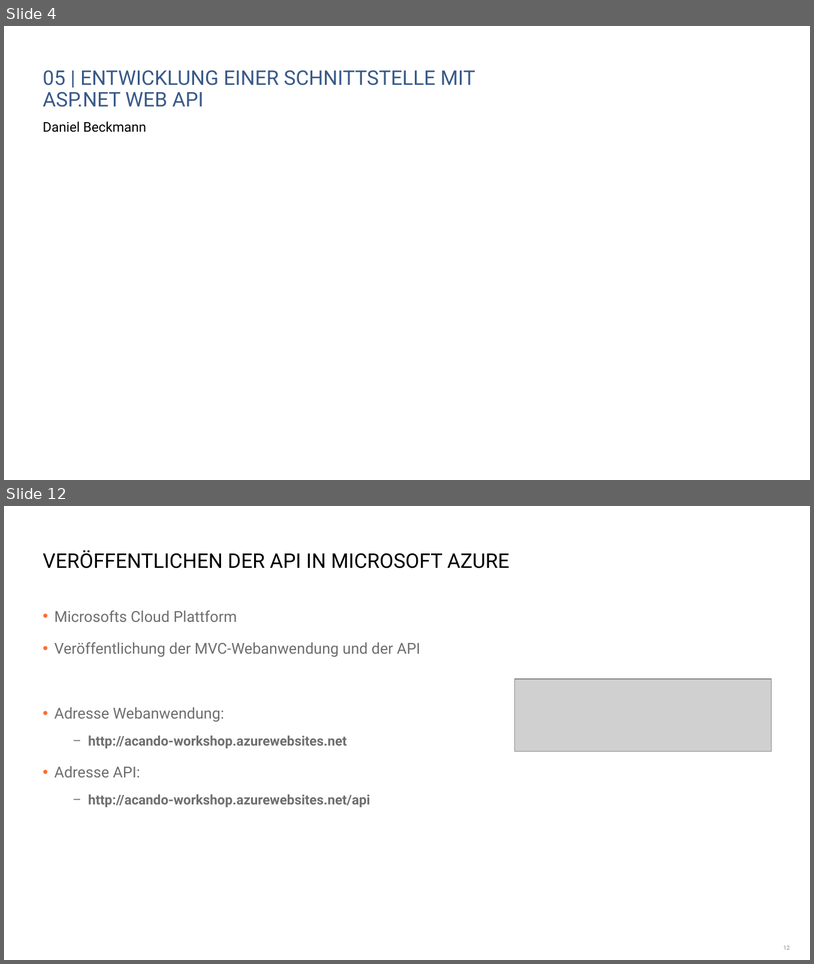
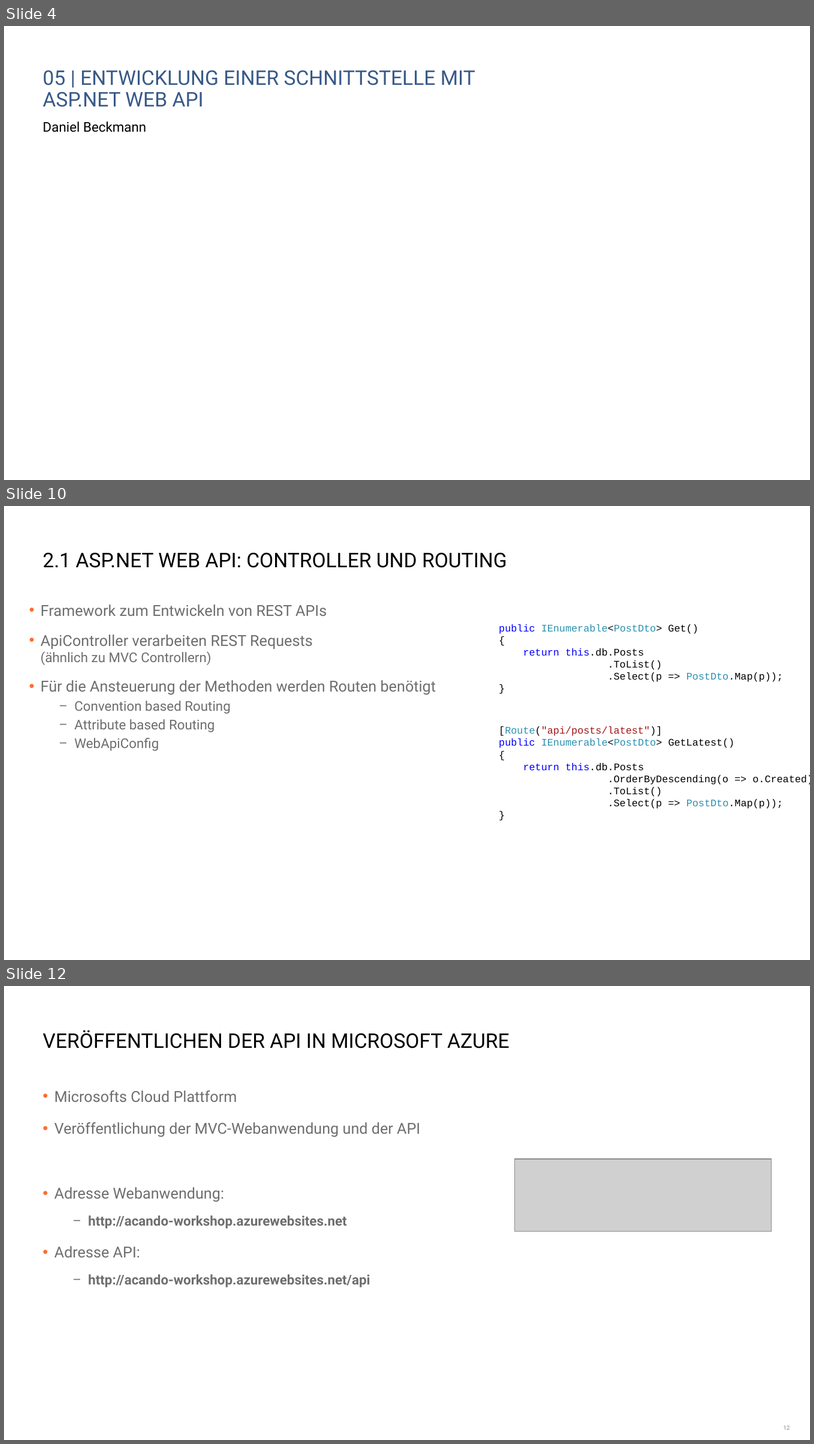
Before and after one commit to danielbeckmann/DotNETJumpStart, a slide deck: 05. ASP.NET Web API/Entwicklung einer Schnittstelle mit ASP.NET Web API.pptx. Shown one above the other, each under a label of ours: slides 4 and 12 before the commit, slides 4, 10 and 12 after it; the slides between them are not shown. The pictures are 814x964 and 814x1444 pixels, drawn with LibreOffice and Linux fonts; fonts in the diff are those of the drawing; grey boxes stand for pictures; background and template pictures are left out. Boxes give left, top, right and bottom in pixels: in the first picture for what was removed or moved away, otherwise in the second. Text is boxed around its words. In the diff, an @@ line names an element or a change of style, - is before the commit and + after.

```diff
--- a/05. ASP.NET Web API/Entwicklung einer Schnittstelle mit ASP.NET Web API.pptx
+++ b/05. ASP.NET Web API/Entwicklung einer Schnittstelle mit ASP.NET Web API.pptx
@@ slide 10 added at <box>4,506,810,960</box>, background #FFFFFF @@
@@ title added at <box>43,552,507,568</box>, 24 pt, text #000000 @@
+2.1 ASP.NET WEB API: CONTROLLER UND ROUTING
@@ text added at <box>41,604,437,751</box>, 18 pt, text #6E6E6E @@
+• Framework zum Entwickeln von REST APIs
+• ApiController verarbeiten REST Requests
+  (ähnlich zu MVC Controllern)
+• Für die Ansteuerung der Methoden werden Routen benötigt
+  − Convention based Routing
+  − Attribute based Routing
+  − WebApiConfig
@@ text added at <box>499,624,783,682</box>, 12 pt, text #000000 @@
+public IEnumerable<PostDto> Get()
+{
+return this.db.Posts
+.ToList()
+.Select(p => PostDto.Map(p));
+}
@@ text added at <box>499,726,810,808</box>, 12 pt, text #000000 @@
+[Route("api/posts/latest")]
+public IEnumerable<PostDto> GetLatest()
+{
+return this.db.Posts
+.OrderByDescending(o => o.Created)
+.ToList()
+.Select(p => PostDto.Map(p));
+}
```
Also in this commit, not shown: 5 slides changed, 1 other slide added, 2 slides removed, 1 other file.
